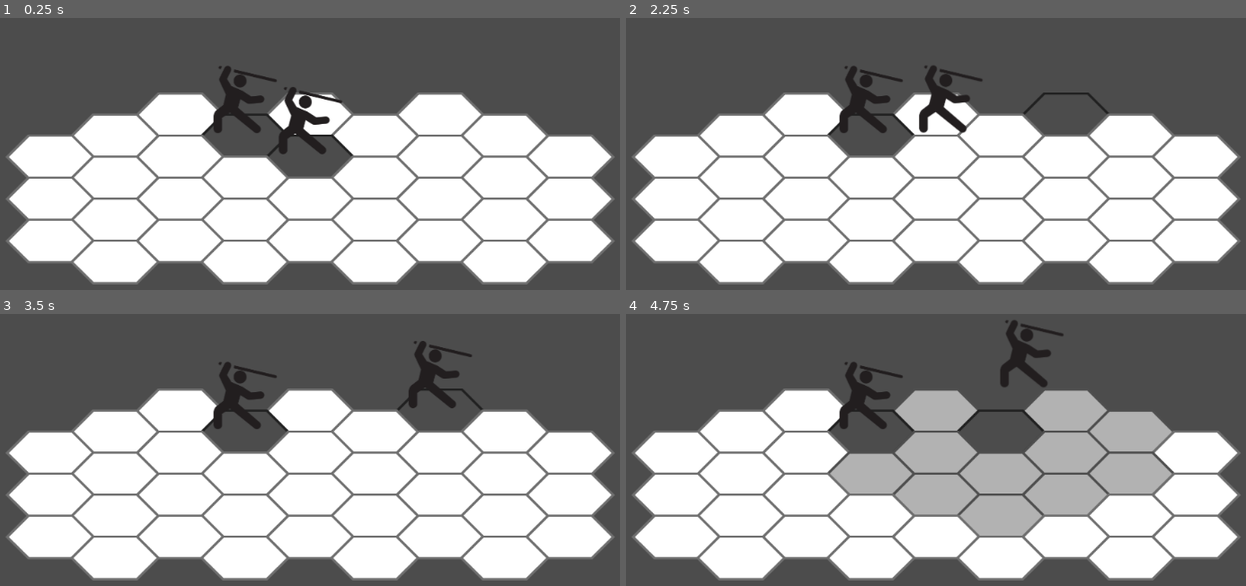
Above: before the commit, frames 1-4 (two rows, left to right).
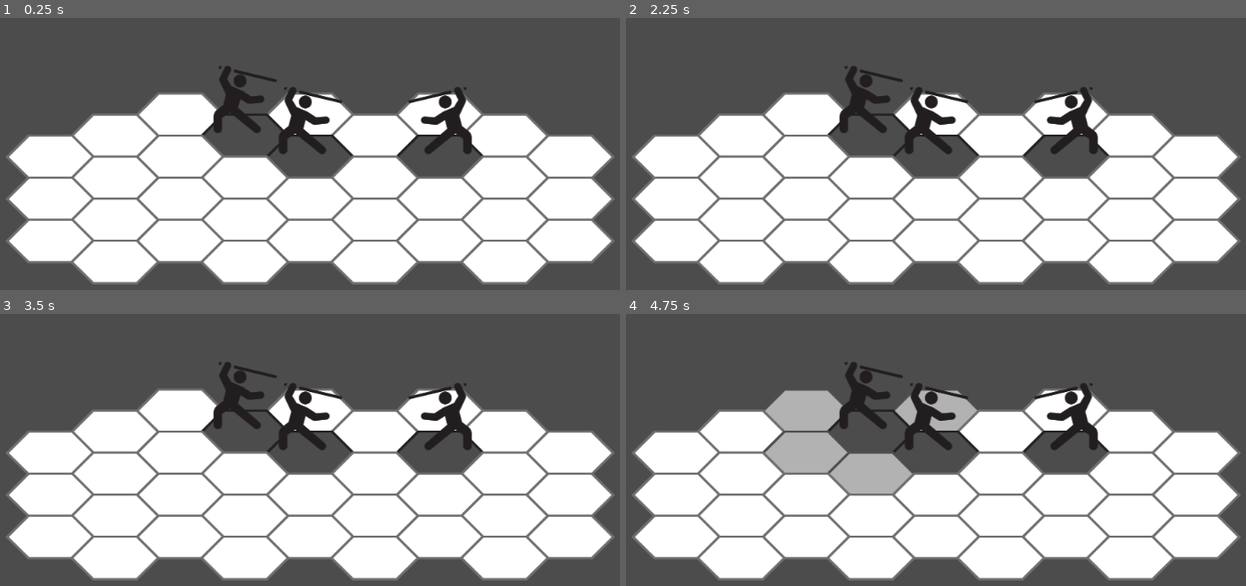
Above: after the commit, the same moments.

Repository: eduregis/hexachronos
Game: Godot game, scene res://View/Scenes/Scene1.tscn
Two runs of this game, one before a commit and one after it. Both use one fixed random seed, a clock stepped at 60 frames per second and the inputs below.
Inputs (mouse positions are in pixels of both pictures, inside the frame that each line leads up to):
- Up to frame 1 (0.25 s): no input
- Up to frame 2 (2.25 s): tap Enter (ui_accept) at 0.5, 0.6, 0.77, 1.07, 1.35, 1.52, 1.82, 2.1 s; move the mouse to (805, 115) at 0.52 s; click (805, 115) at 0.67 s; move the mouse to (936, 115) at 1.27 s; click (936, 115) at 1.42 s; move the mouse to (1066, 115) at 2.02 s; click (1066, 115) at 2.17 s
- Up to frame 3 (3.5 s): move the mouse to (117, 430) at 2.77 s; tap Enter (ui_accept) at 2.85, 3.02, 3.32 s; click (117, 430) at 2.92 s
- Up to frame 4 (4.75 s): move the mouse to (874, 430) at 3.52 s; tap Enter (ui_accept) at 3.6, 3.77, 4.07, 4.35, 4.52 s; click (874, 430) at 3.67 s; move the mouse to (998, 430) at 4.27 s; click (998, 430) at 4.42 s

The runs differ from the first frame. In frame 1, 2.4% of the frame differs, in the area x 64-78%, y 25-59%; in frame 2, 6.0%; in frame 3, 6.2%; in frame 4, 21%, in the area x 22-89%, y 2-82%.

Commit message:
basic combat

Diff:
--- a/Controller/Components/Character.gd
+++ b/Controller/Components/Character.gd
@@ -3,6 +3,27 @@
 export var index = Vector2.ZERO
 export var character_info = {}
 export var team = ""
+
+var damage_text_position
+
+func _ready():
+	$RichTextLabel.modulate = Color(1,1,1,0)
+	if team == "foe":
+		$Sprite.flip_h = true
+	damage_text_position = $RichTextLabel.rect_position
+
+func take_damage(char_attack):
+	character_info["hp"] -= char_attack.character_info["attack"]
+	$RichTextLabel.bbcode_text = String(char_attack.character_info["attack"])
+	$Tween.interpolate_property(
+		$RichTextLabel, "modulate", Color(1,1,1,1), Color(1,1,1,0), 1,
+		Tween.TRANS_SINE, Tween.EASE_IN_OUT
+	)
+	$Tween.interpolate_property(
+		$RichTextLabel, "rect_position:y", damage_text_position.y, damage_text_position.y - 30, 1,
+		Tween.TRANS_SINE, Tween.EASE_IN_OUT
+	)
+	$Tween.start()
 
 func move_to(tile_position):
 	var tween1 = get_node("Tween")
@@ -28,4 +49,9 @@
 			Tween.TRANS_SINE, Tween.EASE_IN
 		)
 	tween2.start()
-#	position = tile_position
+
+
+func _on_Tween_tween_completed(object, key):
+	if character_info["hp"] <= 0:
+		queue_free()
+	$RichTextLabel.rect_position = damage_text_position
--- a/Controller/Components/HexagonTile.gd
+++ b/Controller/Components/HexagonTile.gd
@@ -24,7 +24,8 @@
 	occupied = true
 
 func path_tile():
-	$Sprite.modulate = Color(0.7, 0.7, 0.7)
+	if !occupied:
+		$Sprite.modulate = Color(0.7, 0.7, 0.7)
 	path = true
 
 func _on_TileHitBox_mouse_entered():
@@ -35,8 +36,8 @@
 func _on_TileHitBox_mouse_exited():
 	if !occupied:
 		$Sprite.modulate = Color(1, 1, 1)
-	if path:
-		$Sprite.modulate = Color(0.7, 0.7, 0.7)
+		if path:
+			$Sprite.modulate = Color(0.7, 0.7, 0.7)
 
 
 func _on_TileHitBox_input_event(viewport, event, shape_idx):
--- a/Controller/Scenes/BasicScene.gd
+++ b/Controller/Scenes/BasicScene.gd
@@ -35,7 +35,7 @@
 			clean_paths()
 		"end of turn":
 			next_turn()
-	print(turn_stage)
+#	print(turn_stage)
 
 func clean_paths():
 	for tile_lines in tile_map:
@@ -49,8 +49,14 @@
 		turn_order_index = 0
 	turn_stage = "menu"
 
+func command_character_to(tile_index, tile_position):
+#	print(tile_index)
+	if turn_stage == "move":
+		move_character_to(tile_index, tile_position)
+	elif turn_stage == "attack":
+		attack_character_to(tile_index, tile_position)
+
 func move_character_to(tile_index, tile_position):
-	print(tile_index)
 	if tile_map[tile_index.y][tile_index.x].path:
 		tile_map[tile_index.y][tile_index.x].char_tile()
 		tile_map[characters[turn_order_index].index.y][characters[turn_order_index].index.x].occupied = false
@@ -59,6 +65,13 @@
 		characters[turn_order_index].move_to(tile_position)
 
 		next_turn_stage()
+
+func attack_character_to(tile_index, tile_position):
+	for character in characters:
+		if character.index == tile_index:
+			if character.team != characters[turn_order_index].team:
+				character.take_damage(characters[turn_order_index])
+	next_turn_stage()
 
 func load_tilemap(text_code):
 
@@ -88,7 +101,7 @@
 			tile.tile_index = Vector2(x, y)
 			tile_vector_position.append(tile)
 			if cell == 1:
-				tile.connect("path_move_to", self, "move_character_to")
+				tile.connect("path_move_to", self, "command_character_to")
 				self.add_child(tile)
 			x += 1
 		tile_map.append(tile_vector_position)
@@ -125,51 +138,51 @@
 	if tile_index.y - 1 >= 0:
 		if int(tile_index.y) % 2 != 0:
 			if (tile_code[tile_index.y - 1].size() > tile_index.x + 1):
-				if tile_map[tile_index.y - 1][tile_index.x + 1].occupied == false && tile_code[tile_index.y - 1][tile_index.x + 1] == 1:
+				if (tile_map[tile_index.y - 1][tile_index.x + 1].occupied == false || turn_stage == "attack") && tile_code[tile_index.y - 1][tile_index.x + 1] == 1:
 					paths.append(Vector2(tile_index.x + 1, tile_index.y - 1))
 		else:
 			if (tile_code[tile_index.y - 1].size() > tile_index.x):
-				if tile_map[tile_index.y - 1][tile_index.x].occupied == false && tile_code[tile_index.y - 1][tile_index.x] == 1:
+				if (tile_map[tile_index.y - 1][tile_index.x].occupied == false || turn_stage == "attack") && tile_code[tile_index.y - 1][tile_index.x] == 1:
 					paths.append(Vector2(tile_index.x, tile_index.y - 1))
 
 	if (tile_code.size() > tile_index.y + 1):
 		if int(tile_index.y) % 2 != 0:
 			if (tile_code[tile_index.y + 1].size() > tile_index.x + 1):
-				if tile_map[tile_index.y + 1][tile_index.x + 1].occupied == false && tile_code[tile_index.y + 1][tile_index.x + 1] == 1:
+				if (tile_map[tile_index.y + 1][tile_index.x + 1].occupied == false || turn_stage == "attack") && tile_code[tile_index.y + 1][tile_index.x + 1] == 1:
 					paths.append(Vector2(tile_index.x + 1, tile_index.y + 1))
 		else:
 			if (tile_code[tile_index.y + 1].size() > tile_index.x):
-				if tile_map[tile_index.y + 1][tile_index.x].occupied == false && tile_code[tile_index.y + 1][tile_index.x] == 1:
+				if (tile_map[tile_index.y + 1][tile_index.x].occupied == false || turn_stage == "attack") && tile_code[tile_index.y + 1][tile_index.x] == 1:
 					paths.append(Vector2(tile_index.x, tile_index.y + 1))
 
 	if (tile_code.size() > tile_index.y + 2):
 		if (tile_code[tile_index.y + 2].size() > tile_index.x):
-			if tile_map[tile_index.y + 2][tile_index.x].occupied == false && tile_code[tile_index.y + 2][tile_index.x] == 1:
+			if (tile_map[tile_index.y + 2][tile_index.x].occupied == false || turn_stage == "attack") && tile_code[tile_index.y + 2][tile_index.x] == 1:
 				paths.append(Vector2(tile_index.x, tile_index.y + 2))
 
 	if (tile_code.size() > tile_index.y + 1):
 		if int(tile_index.y) % 2 != 0:
 			if (tile_code[tile_index.y + 1].size() > tile_index.x):
-				if tile_map[tile_index.y + 1][tile_index.x].occupied == false && tile_code[tile_index.y + 1][tile_index.x] == 1:
+				if (tile_map[tile_index.y + 1][tile_index.x].occupied == false || turn_stage == "attack") && tile_code[tile_index.y + 1][tile_index.x] == 1:
 					paths.append(Vector2(tile_index.x, tile_index.y + 1))
 		else:
 			if (0 <= tile_index.x - 1):
-				if tile_map[tile_index.y + 1][tile_index.x - 1].occupied == false && tile_code[tile_index.y + 1][tile_index.x - 1] == 1:
+				if (tile_map[tile_index.y + 1][tile_index.x - 1].occupied == false || turn_stage == "attack") && tile_code[tile_index.y + 1][tile_index.x - 1] == 1:
 					paths.append(Vector2(tile_index.x - 1, tile_index.y + 1))
 
 	if tile_index.y - 1 >= 0:
 		if int(tile_index.y) % 2 != 0:
 			if (tile_code[tile_index.y - 1].size() > tile_index.x):
-				if tile_map[tile_index.y - 1][tile_index.x].occupied == false && tile_code[tile_index.y - 1][tile_index.x] == 1:
+				if (tile_map[tile_index.y - 1][tile_index.x].occupied == false || turn_stage == "attack") && tile_code[tile_index.y - 1][tile_index.x] == 1:
 					paths.append(Vector2(tile_index.x, tile_index.y - 1))
 		else:
 			if (0 <= tile_index.x - 1):
-				if tile_map[tile_index.y - 1][tile_index.x - 1].occupied == false && tile_code[tile_index.y - 1][tile_index.x - 1] == 1:
+				if (tile_map[tile_index.y - 1][tile_index.x - 1].occupied == false || turn_stage == "attack") && tile_code[tile_index.y - 1][tile_index.x - 1] == 1:
 					paths.append(Vector2(tile_index.x - 1, tile_index.y - 1))
 
 	if tile_index.y - 2 >= 0:
 		if (tile_code[tile_index.y - 2].size() > tile_index.x):
-			if tile_map[tile_index.y - 2][tile_index.x].occupied == false && tile_code[tile_index.y - 2][tile_index.x] == 1:
+			if (tile_map[tile_index.y - 2][tile_index.x].occupied == false || turn_stage == "attack") && tile_code[tile_index.y - 2][tile_index.x] == 1:
 				paths.append(Vector2(tile_index.x, tile_index.y - 2))
 
 	if char_range - 1 > 0:
--- a/Controller/Scenes/Scene1.gd
+++ b/Controller/Scenes/Scene1.gd
@@ -4,4 +4,5 @@
 	load_tilemap("0001")
 	set_ally("Tanker", 1, 1)
 	set_ally("Mechanic", 2, 2)
+	set_foe("Foe", 3, 2)
 	#load_dialogue("0001")
--- a/Database/hexachronosCharacters.json
+++ b/Database/hexachronosCharacters.json
@@ -22,6 +22,17 @@
             "speed": 30,
             "movement": 3,
             "range": 2
+        },
+        {
+            "name": "Foe",
+            "hp": 50,
+            "attack": 15,
+            "defense": 10,
+            "accuracy": 10,
+            "dodge": 8,
+            "speed": 15,
+            "movement": 2,
+            "range": 1
         }
     ]
 }
--- a/View/Components/Character.tscn
+++ b/View/Components/Character.tscn
@@ -1,13 +1,36 @@
-[gd_scene load_steps=3 format=2]
+[gd_scene load_steps=5 format=2]
 
 [ext_resource path="res://Assets/char.png" type="Texture" id=1]
 [ext_resource path="res://Controller/Components/Character.gd" type="Script" id=2]
+[ext_resource path="res://Fonts/GaramondPremrPro-Smbd.otf" type="DynamicFontData" id=3]
+
+[sub_resource type="DynamicFont" id=1]
+size = 28
+font_data = ExtResource( 3 )
 
 [node name="Character" type="Node2D"]
 script = ExtResource( 2 )
+
+[node name="RichTextLabel" type="RichTextLabel" parent="."]
+anchor_top = 0.00130627
+anchor_bottom = 0.00130627
+margin_left = -22.4857
+margin_top = -126.516
+margin_right = 22.5143
+margin_bottom = -102.516
+custom_fonts/normal_font = SubResource( 1 )
+custom_colors/default_color = Color( 0, 0, 0, 1 )
+bbcode_enabled = true
+bbcode_text = "100"
+text = "100"
+scroll_active = false
+__meta__ = {
+"_edit_use_anchors_": false
+}
 
 [node name="Sprite" type="Sprite" parent="."]
 position = Vector2( 0, -51 )
 texture = ExtResource( 1 )
 
 [node name="Tween" type="Tween" parent="."]
+[connection signal="tween_completed" from="Tween" to="." method="_on_Tween_tween_completed"]
